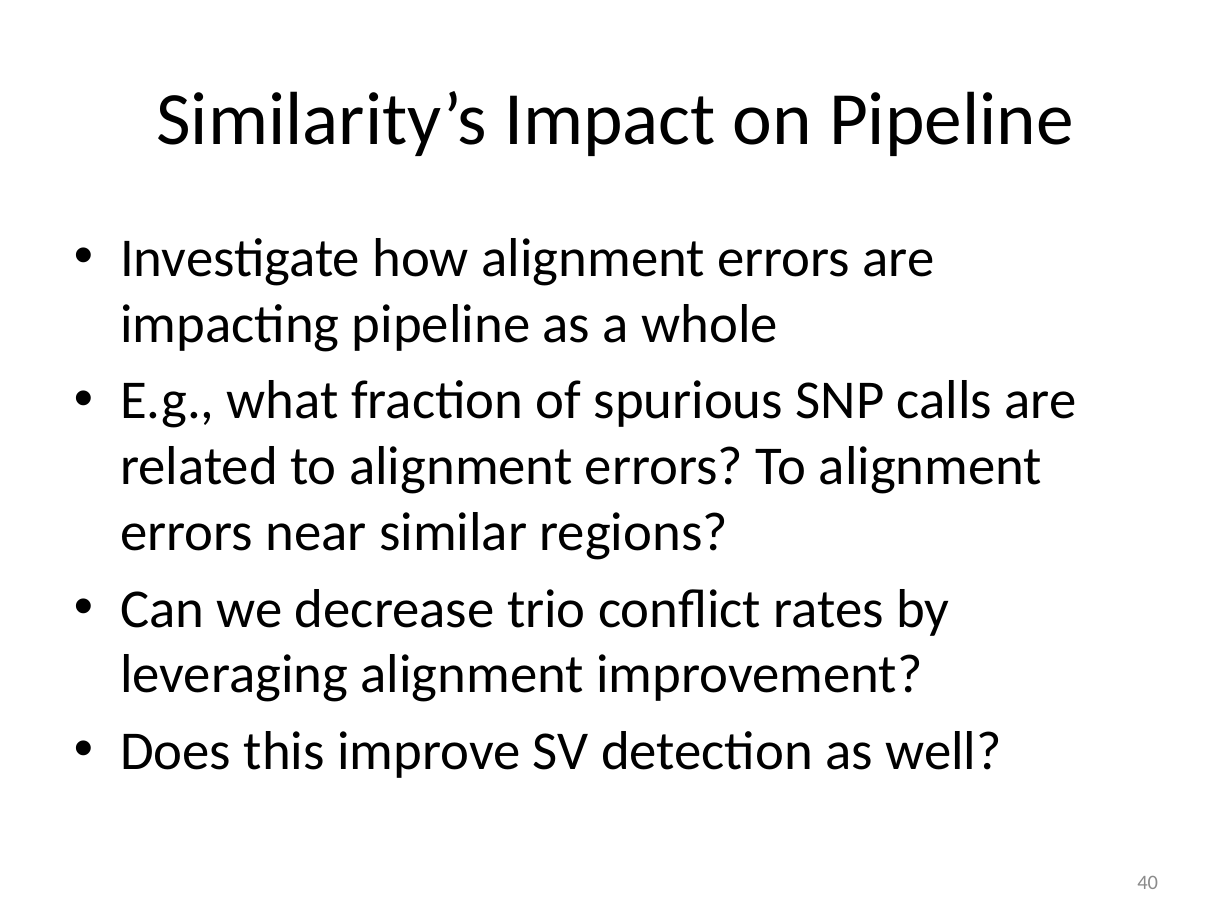
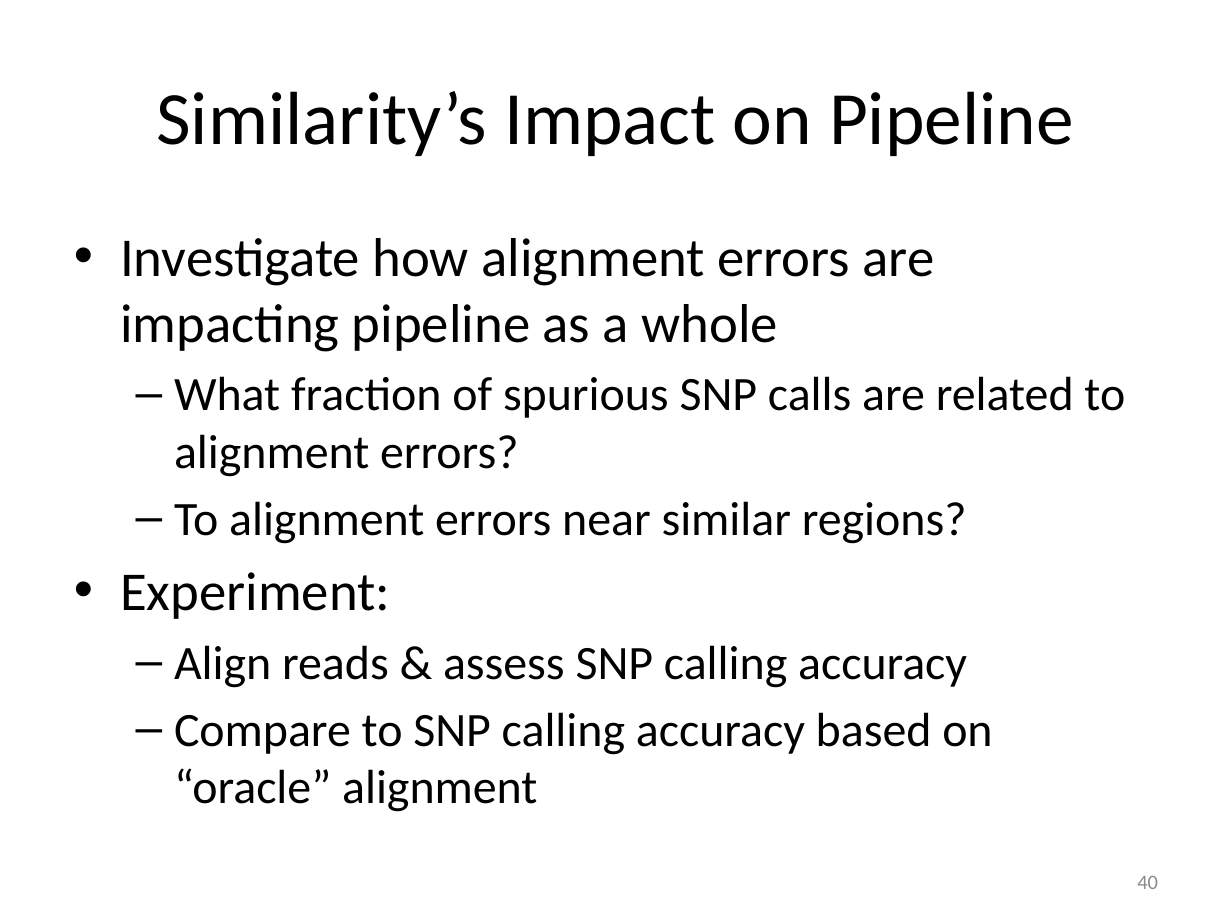
Before and after one commit to kristalcurtis/quals, a slide deck: slide 41 of slides/11.26.12 Quals (v2a).pptx. Drawn at 1232x924 pixels with LibreOffice and Linux fonts; fonts in the diff are those of the drawing. Boxes give left, top, right and bottom in pixels: in the first picture for what was removed or moved away, otherwise in the second. Text is boxed around its words. In the diff, an @@ line names an element or a change of style, - is before the commit and + after.

```diff
--- a/slides/11.26.12 Quals (v2a).pptx
+++ b/slides/11.26.12 Quals (v2a).pptx
@@ text at [120, 376, 1125, 812]: text changed; size 32 to 28 pt @@
-• E.g., what fraction of spurious SNP calls are related to alignment errors? To alignment errors near similar regions?
-• Can we decrease trio conflict rates by leveraging alignment improvement?
-• Does this improve SV detection as well?
+  – What fraction of spurious SNP calls are related to alignment errors?
+  – To alignment errors near similar regions?
+• Experiment:
+  – Align reads & assess SNP calling accuracy
+  – Compare to SNP calling accuracy based on “oracle” alignment
```
Also in this commit, not shown: 11 other slides changed, 1 slide added.
